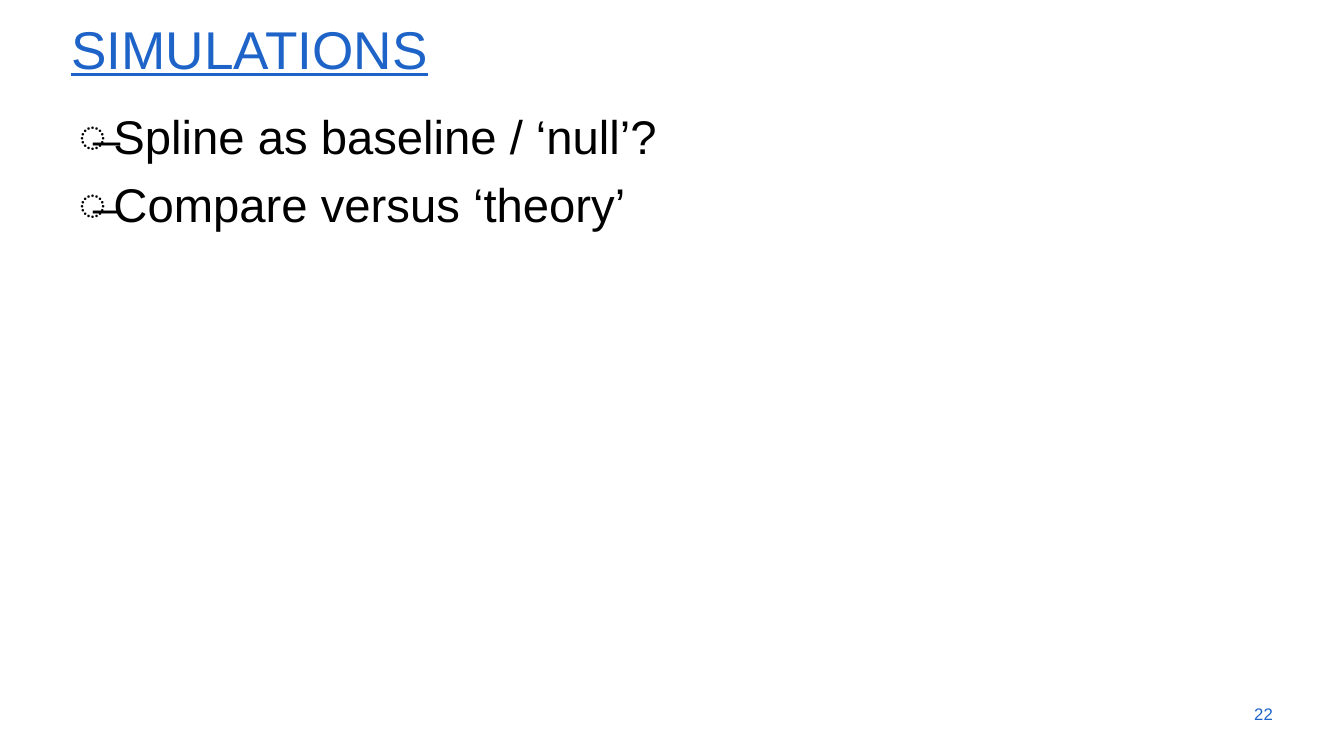
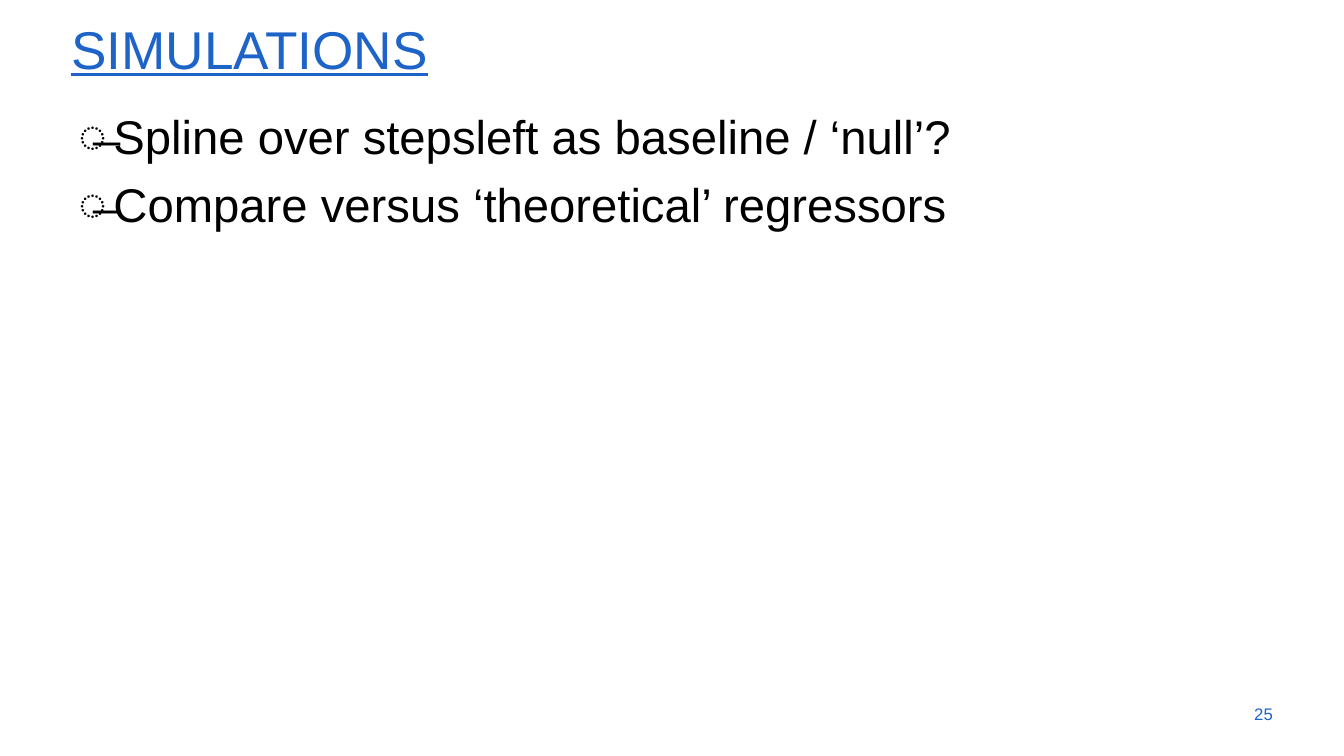
Before and after one commit to SvenWientjes/ModularGraphs-RL, a slide deck: slide 25 of Docs/Hierarchical reward task.pptx (slide 22 before the commit). Drawn at 1344x756 pixels with LibreOffice and Linux fonts; fonts in the diff are those of the drawing; background and template pictures are left out. Boxes give left, top, right and bottom in pixels: in the first picture for what was removed or moved away, otherwise in the second. Text is boxed around its words. In the diff, an @@ line names an element or a change of style, - is before the commit and + after.

Commit message:
Final presentation lab 2

```diff
--- a/Docs/Hierarchical reward task.pptx
+++ b/Docs/Hierarchical reward task.pptx
@@ text at [113, 119, 951, 232]: text changed @@
-̶ Spline as baseline / ‘null’?
-̶ Compare versus ‘theory’
+̶ Spline over stepsleft as baseline / ‘null’?
+̶ Compare versus ‘theoretical’ regressors
@@ page number at [1254, 708, 1273, 720]: text changed @@
-22
+25
```
Also in this commit, not shown: 3 other slides changed, 3 slides added.
